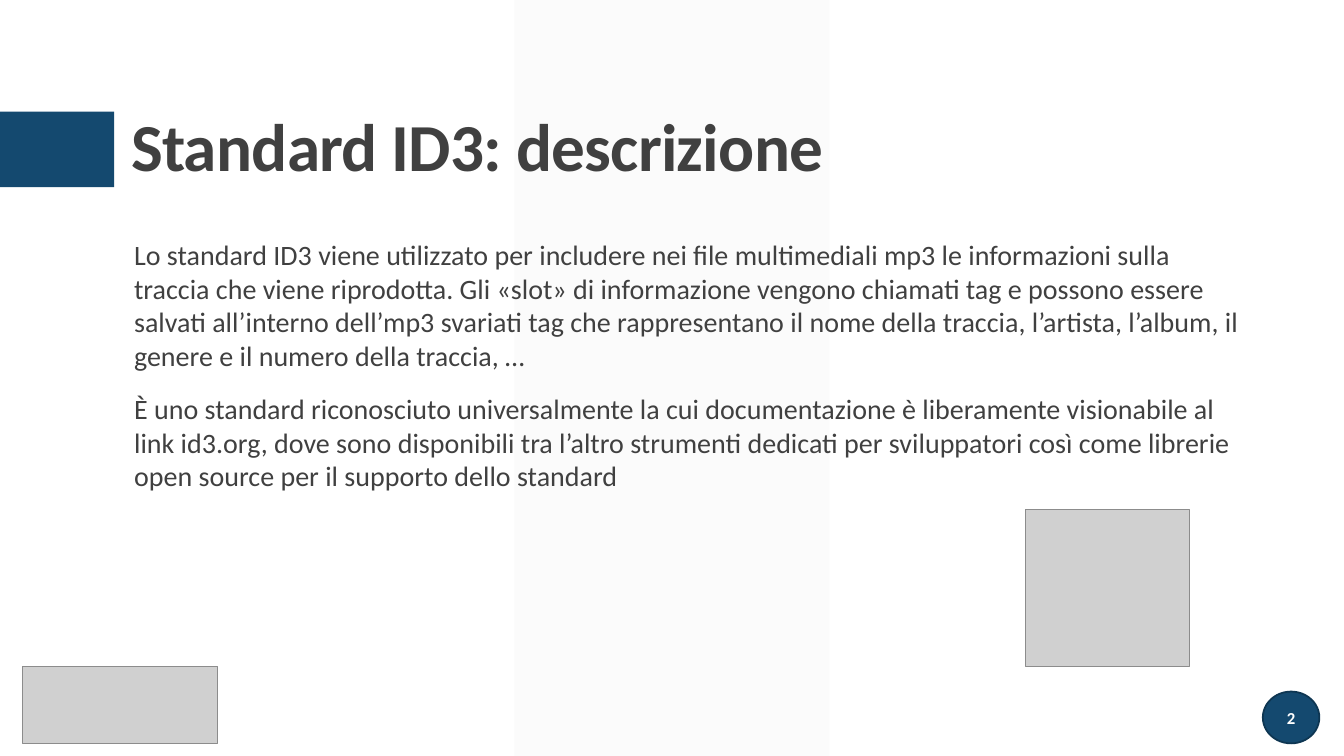
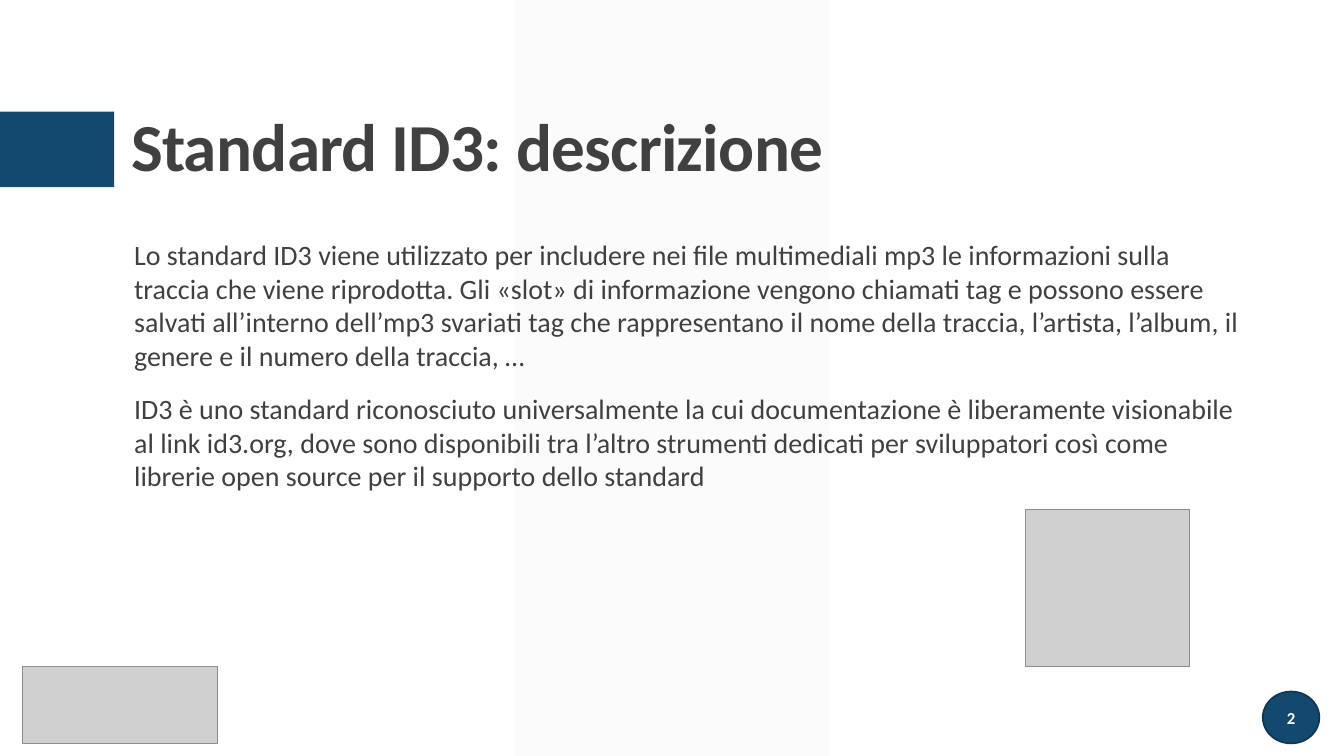
Before and after one commit to atusghen/SimpleID3, a slide deck: slide 2 of presentazione.pptx. Drawn at 1344x756 pixels with LibreOffice and Linux fonts; fonts in the diff are those of the drawing; grey boxes stand for pictures. Boxes give left, top, right and bottom in pixels: in the first picture for what was removed or moved away, otherwise in the second. Text is boxed around its words. In the diff, an @@ line names an element or a change of style, - is before the commit and + after.

```diff
--- a/presentazione.pptx
+++ b/presentazione.pptx
@@ text at <box>134,399,1233,491</box>: text changed @@
-È uno standard riconosciuto universalmente la cui documentazione è liberamente visionabile al link id3.org, dove sono disponibili tra l’altro strumenti dedicati per sviluppatori così come librerie open source per il supporto dello standard
+ID3 è uno standard riconosciuto universalmente la cui documentazione è liberamente visionabile al link id3.org, dove sono disponibili tra l’altro strumenti dedicati per sviluppatori così come librerie open source per il supporto dello standard
```
Also in this commit, not shown: 3 other slides changed, 6 slides added, 1 other file.
